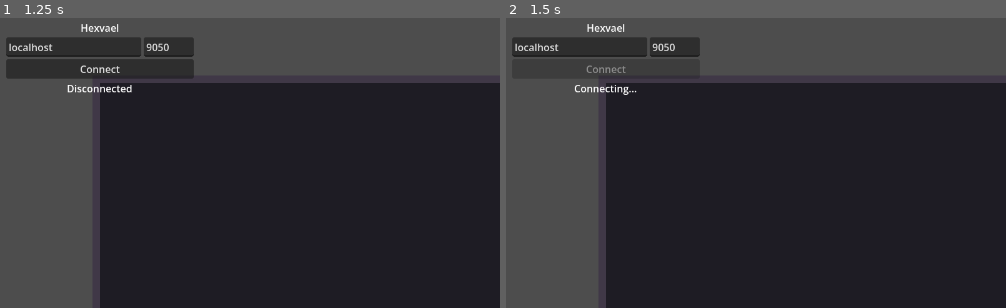
Above: before the commit, frames 1-2 (left to right).
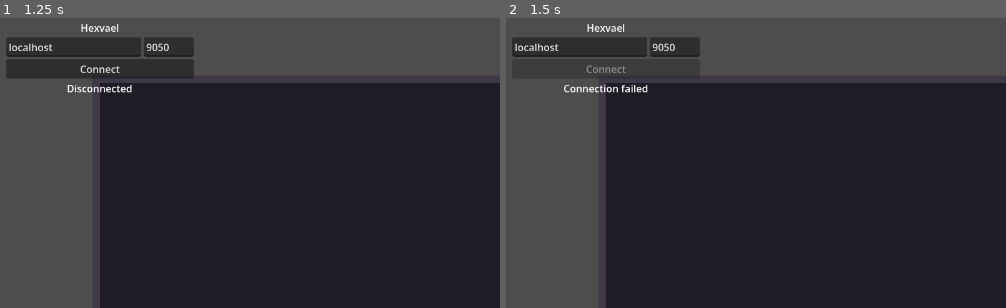
Above: after the commit, the same moments.

Repository: JacobLynch/hexvael
Game: Godot game, scene res://client.tscn
Same seed, same stepped clock (60 frames per second), same inputs: the game is played once before the commit and once after it.
Inputs (mouse positions are in pixels of both pictures, inside the frame that each line leads up to):
- Up to frame 1 (1.25 s): tap Enter at 0.5 s; move the mouse to (275, 61) at 0.52 s; hold D (move_right) from 0.53 s (still down); click (275, 61) at 0.6 s
- Up to frame 2 (1.5 s): release D (move_right) at 1.25 s; click "Connect" at 1.25 s

Frame 1 is identical in both runs. In frame 2, 0.3% of the frame differs, in the area x 11-29%, y 23-27%.

Commit message:
fix: address final code review issues
- Encapsulate _fire_cooldown access behind ProjectileSystem.clear_cooldown()
- Remove redundant `elif scene != null:` (always true after null check) in projectile_view
- Auto-assign type_id in ProjectileType.register() when none provided, preventing network-unreachable types

Diff:
--- a/godot/shared/projectiles/projectile_types.gd
+++ b/godot/shared/projectiles/projectile_types.gd
@@ -18,14 +18,21 @@
 	Id.TEST: "test",
 }
 
+# Auto-assigned ids start at 1000 to avoid collisions with legacy enum ids (0-N).
+static var _auto_id: int = 1000
+
 
 ## Register a new projectile type at runtime.
 ## Call this from game init or mod loading.
-static func register(name: String, params: ProjectileParams, type_id: int = -1) -> void:
-	_registry[name] = params
-	if type_id >= 0:
-		_name_to_id[name] = type_id
-		_id_to_name[type_id] = name
+## If type_id is omitted, an id is auto-assigned starting at 1000 so the type
+## remains network-reachable via get_type_id(name).
+static func register(type_name: String, params: ProjectileParams, type_id: int = -1) -> void:
+	if type_id < 0:
+		type_id = _auto_id
+		_auto_id += 1
+	_registry[type_name] = params
+	_name_to_id[type_name] = type_id
+	_id_to_name[type_id] = type_name
 
 
 ## Unregister a projectile type (for testing or mod unloading).
--- a/godot/simulation/network/net_server.gd
+++ b/godot/simulation/network/net_server.gd
@@ -282,7 +282,7 @@
 	_pending_snapshot_sends.erase(player_id)
 	_rtt_samples.erase(player_id)
 	_player_position_history.drop_player(player_id)
-	_projectile_system._fire_cooldown.erase(player_id)
+	_projectile_system.clear_cooldown(player_id)
 	_player_to_peer.erase(player_id)
 	_peer_to_player.erase(peer_id)
 	_peers.erase(peer_id)
--- a/godot/simulation/systems/projectile_system.gd
+++ b/godot/simulation/systems/projectile_system.gd
@@ -173,3 +173,7 @@
 func tick_cooldowns(dt: float) -> void:
 	for id in _fire_cooldown.keys():
 		_fire_cooldown[id] = max(0.0, _fire_cooldown[id] - dt)
+
+
+func clear_cooldown(player_id: int) -> void:
+	_fire_cooldown.erase(player_id)
--- a/godot/view/projectiles/projectile_view.gd
+++ b/godot/view/projectiles/projectile_view.gd
@@ -98,7 +98,7 @@
 		var scene = load(params.visual_scene)
 		if scene == null:
 			push_warning("ProjectileView: failed to load visual_scene: %s" % params.visual_scene)
-		elif scene != null:
+		else:
 			var instance = scene.instantiate()
 			if instance is Node2D:
 				return instance
